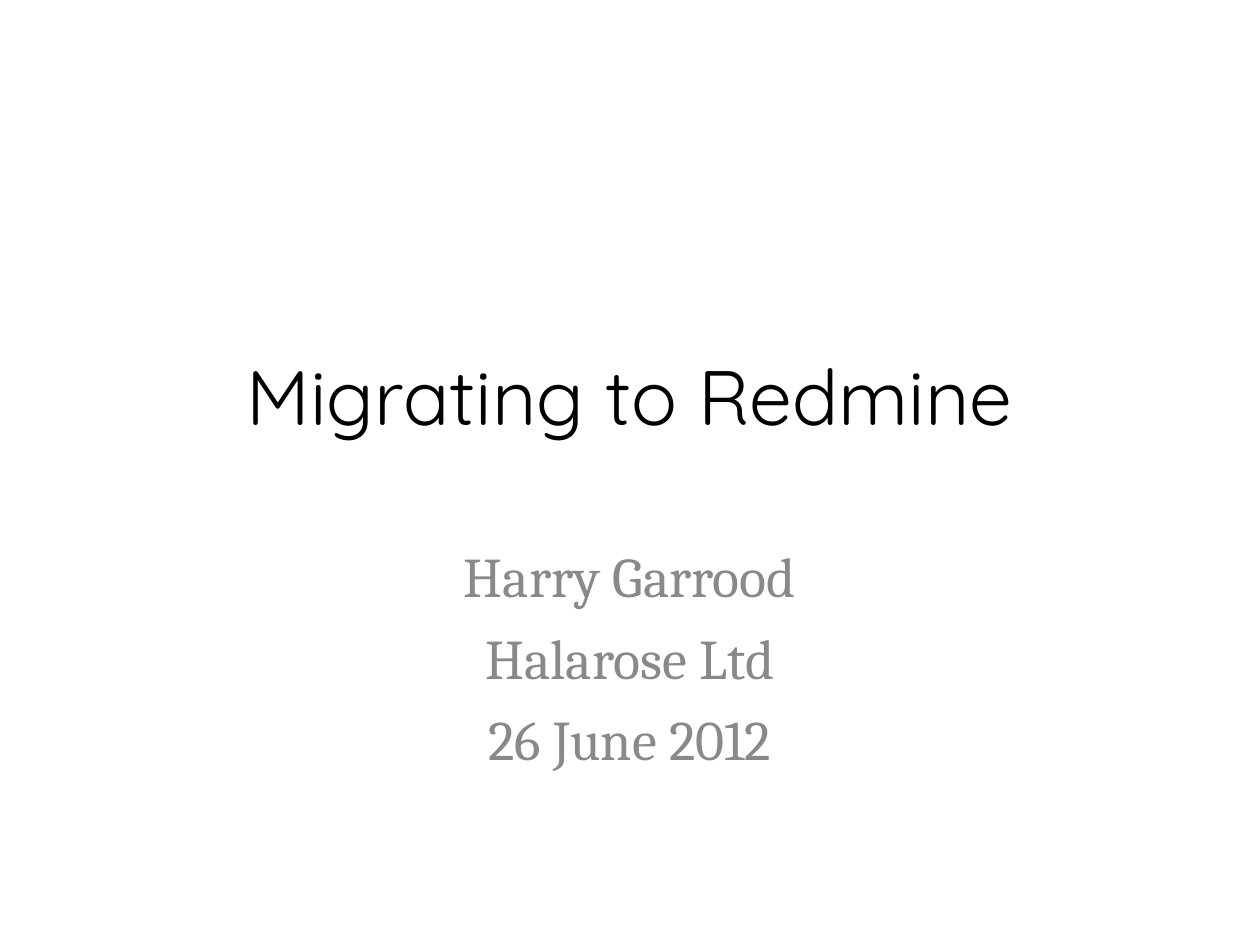
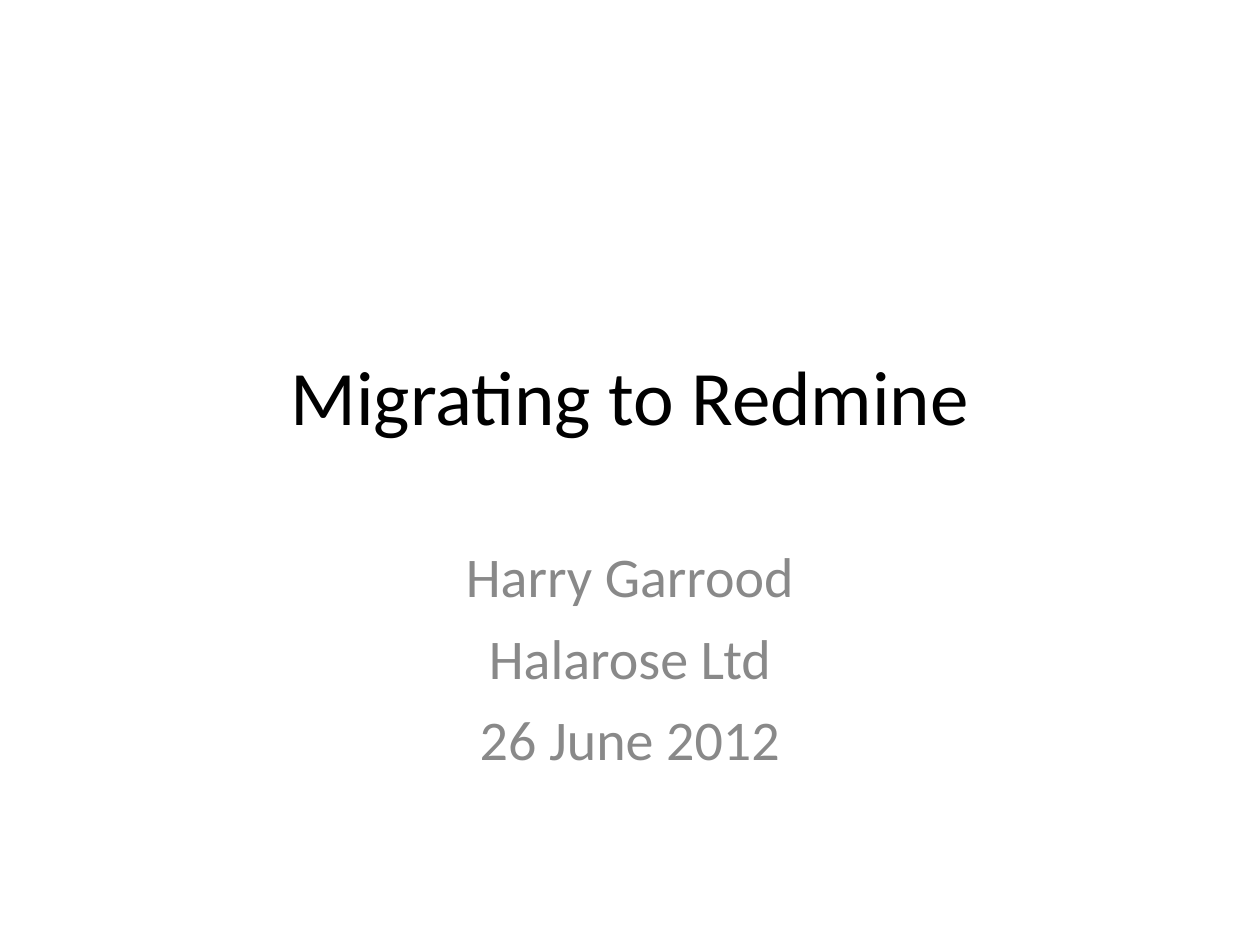
Before and after one commit to hdgarrood/yini-cttb-redmine, a slide deck: slide 1 of Migrating to Redmine.ppt. Drawn at 1260x945 pixels with LibreOffice and Linux fonts; fonts in the diff are those of the drawing; background and template pictures are left out. Boxes give left, top, right and bottom in pixels: in the first picture for what was removed or moved away, otherwise in the second. Text is boxed around its words. In the diff, an @@ line names an element or a change of style, - is before the commit and + after.

Commit message:
really fix style stuff
there was some weird stuff going on in the last two slides

```diff
--- a/Migrating to Redmine.ppt
+++ b/Migrating to Redmine.ppt
@@ title "Migrating to Redmine" at (x1=290, y1=371, x2=969, y2=439): font Quicksand to Calibri @@
@@ subtitle "Harry Garrood" at (x1=466, y1=558, x2=794, y2=761): font Cambria to Calibri @@
```
Also in this commit, not shown: 6 other slides changed.
